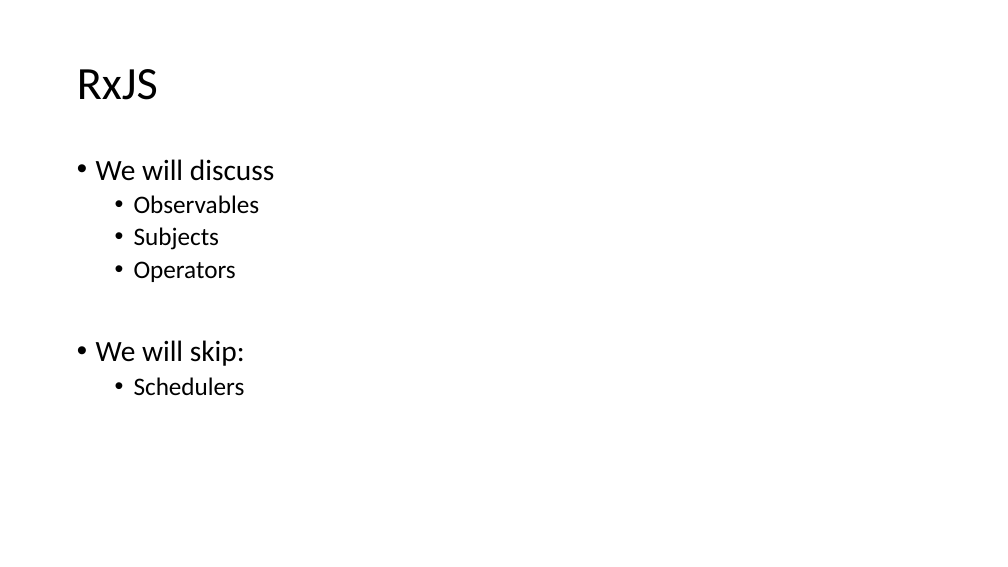
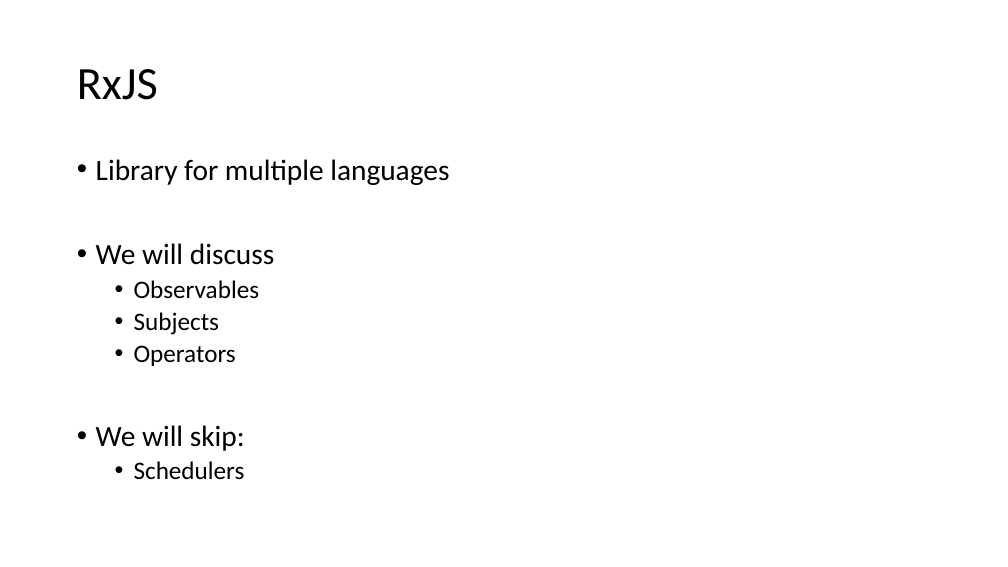
Before and after one commit to bertleemput/reactive-demo, a slide deck: slide 6 of Reactive Programming.pptx. Drawn at 1008x567 pixels with LibreOffice and Linux fonts; fonts in the diff are those of the drawing. Boxes give left, top, right and bottom in pixels: in the first picture for what was removed or moved away, otherwise in the second. Text is boxed around its words. In the diff, an @@ line names an element or a change of style, - is before the commit and + after.

```diff
--- a/Reactive Programming.pptx
+++ b/Reactive Programming.pptx
@@ text at <box>96,159,449,185</box>: paragraph added @@
+• Library for multiple languages
```
Also in this commit, not shown: 2 other slides changed, 7 other files.
